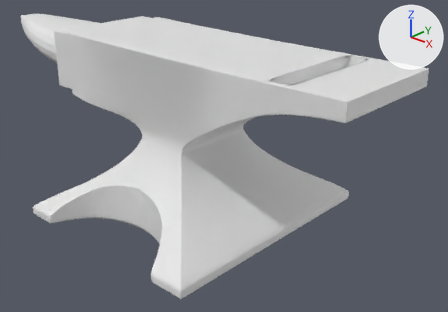
What one commit did to the Blender file Intermediate Tutorial/Anvil.blend.
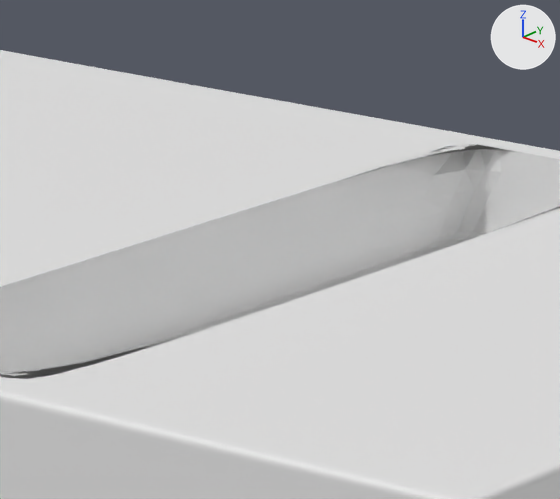
There are two pictures of each version: one whole from a 50 mm lens placed at (2.49, -2.58, 1.92), pointed at (-0.12, 0.25, 0.33), one close up on the part from 64% to 80% of the width and 12% to 32% of the height. Arrows for +X, +Y and +Z are at upper right; the lights stay in place.

Before the edit, the objects in view are built like this:
```python
me_plane_002 = bpy.data.meshes.new('Plane.002')
me_plane_002.from_pydata(...)  # 451 vertices, 402 faces; spans x -2.13..1.18, y -0.8..0.0, z -0.44..0.69
ob_anvil = bpy.data.objects.new('Anvil', me_plane_002)
ob_anvil.location = (-0.0299, 0.0501, 0.4383)
_m = ob_anvil.modifiers.new('Mirror', 'MIRROR')
_m.use_axis = (False, True, False)
_m.use_clip = True
_m = ob_anvil.modifiers.new('Subdivision', 'SUBSURF')
_m.levels = 2
_m.render_levels = 6
```
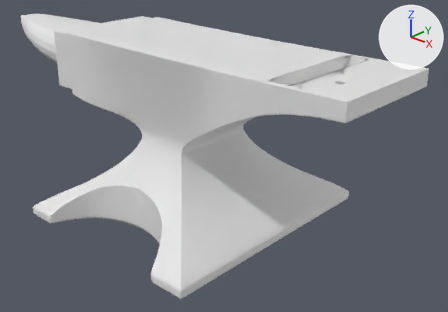
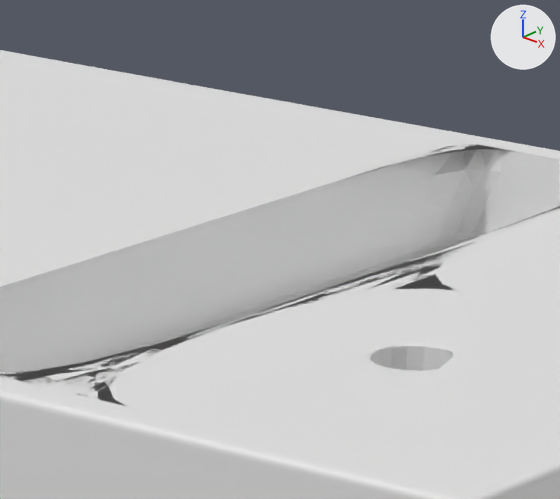
Commit message: Anvil done

The change, as a diff of the scene's bpy script:
```diff
--- a/Intermediate Tutorial/Anvil.blend.py
+++ b/Intermediate Tutorial/Anvil.blend.py
@@ me_plane_002 @@
 # used by ob_anvil; location = (-0.0299, 0.0501, 0.4383)
-me_plane_002.from_pydata(...)  # 451 vertices, 402 faces; spans x -2.13..1.18, y -0.8..0.0, z -0.44..0.69
+me_plane_002.from_pydata(...)  # 849 vertices, 843 faces; spans x -2.13..1.18, y -0.8..0.8, z -0.44..0.69
+# me_plane_002 part 1: 398 vertices added at x -2.13..1.18, y -0.39..0.8, z -0.44..0.69
@@ ob_anvil @@
 ob_anvil.location = (-0.0299, 0.0501, 0.4383)
-_m = ob_anvil.modifiers.new('Mirror', 'MIRROR')
-_m.use_axis = (False, True, False)
-_m.use_clip = True
 _m = ob_anvil.modifiers.new('Subdivision', 'SUBSURF')
```

Changed parts and their boxes (x1, y1, x2, y2) in the close-ups (560 x 499 px):
'Anvil', reshaped, modifiers changed
    both: (0, 50, 560, 499)
part 1 of me_plane_002, added
    after: (0, 50, 560, 499)
